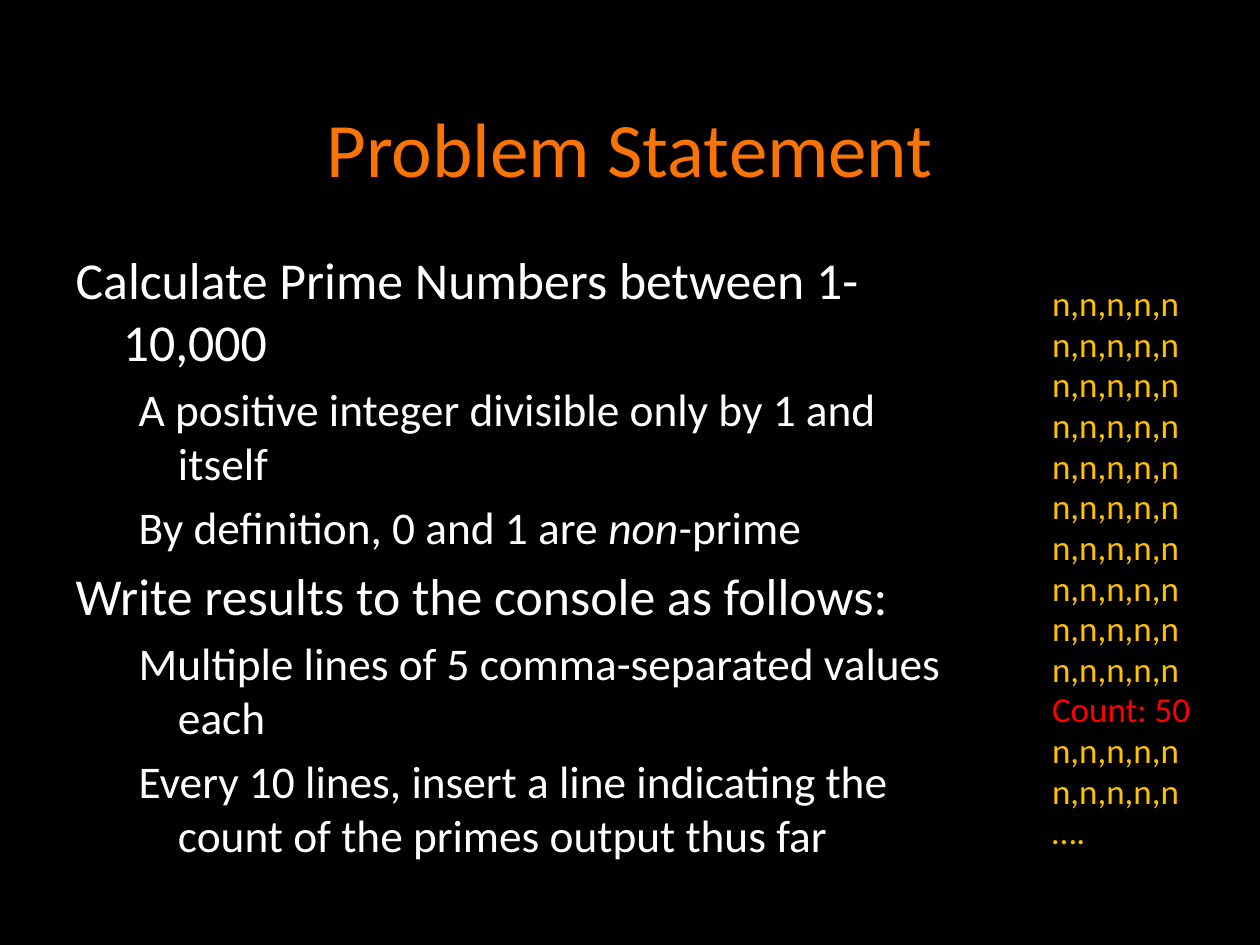
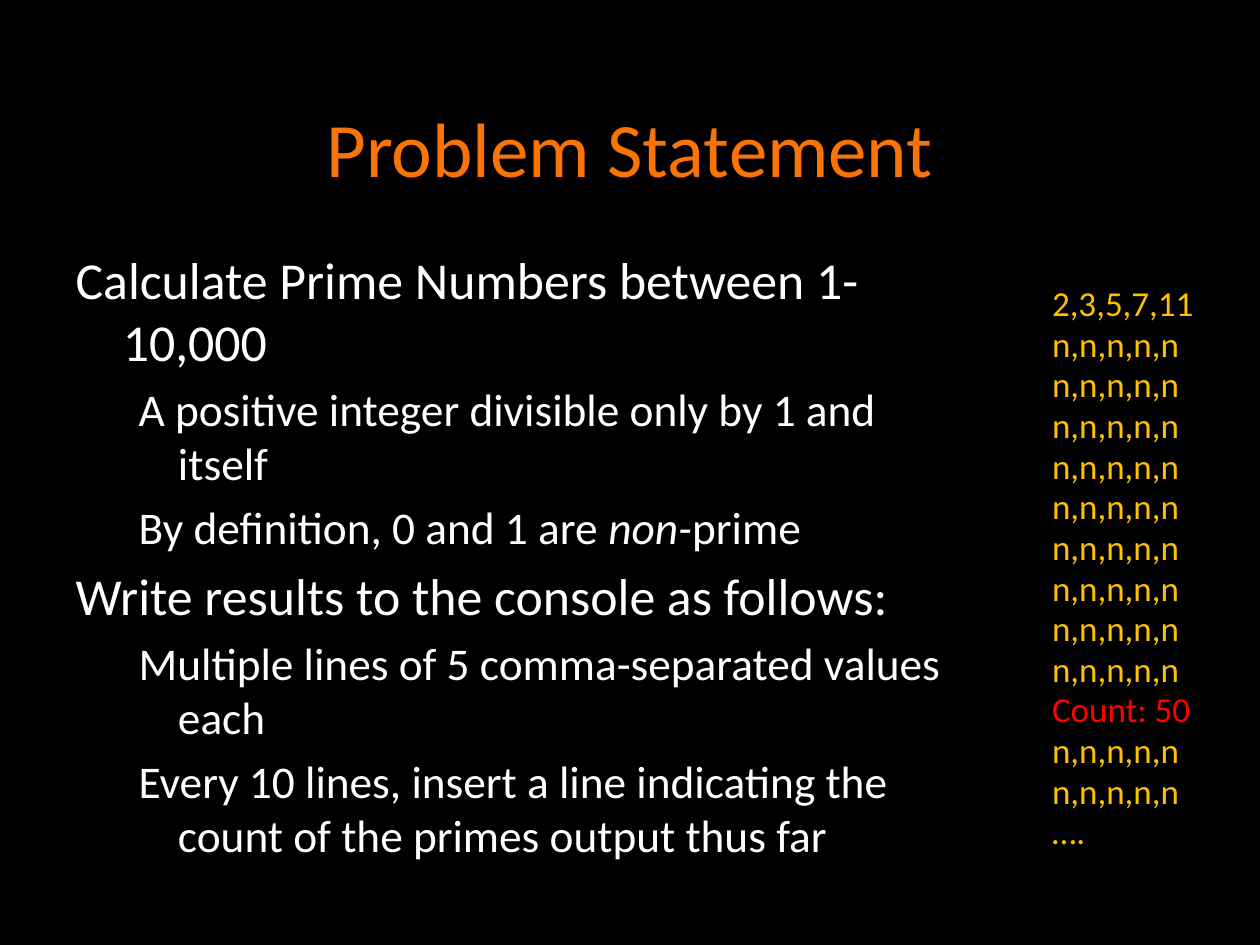
Before and after one commit to agilefire/November2010, a slide deck: slide 23 of Agile Firestarter Winter 2011 Test-Driven-Development.pptx. Drawn at 1260x945 pixels with LibreOffice and Linux fonts; fonts in the diff are those of the drawing. Boxes give left, top, right and bottom in pixels: in the first picture for what was removed or moved away, otherwise in the second. Text is boxed around its words. In the diff, an @@ line names an element or a change of style, - is before the commit and + after.

```diff
--- a/Agile Firestarter Winter 2011 Test-Driven-Development.pptx
+++ b/Agile Firestarter Winter 2011 Test-Driven-Development.pptx
@@ text at (1052,293,1193,321): text changed @@
-n,n,n,n,n
+2,3,5,7,11
```
Also in this commit, not shown: 9 other slides changed, 10 slides added, 13 slides removed.
